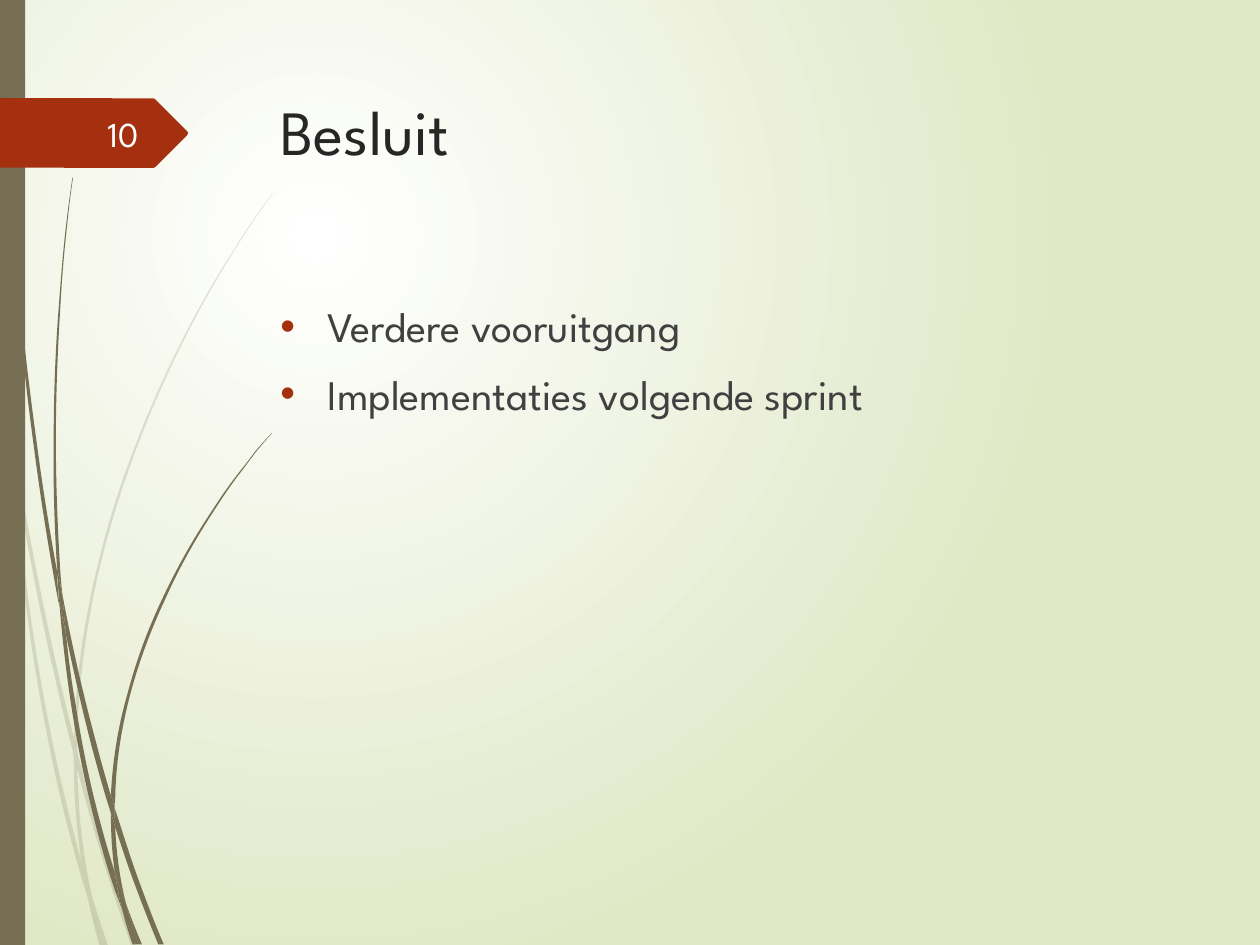
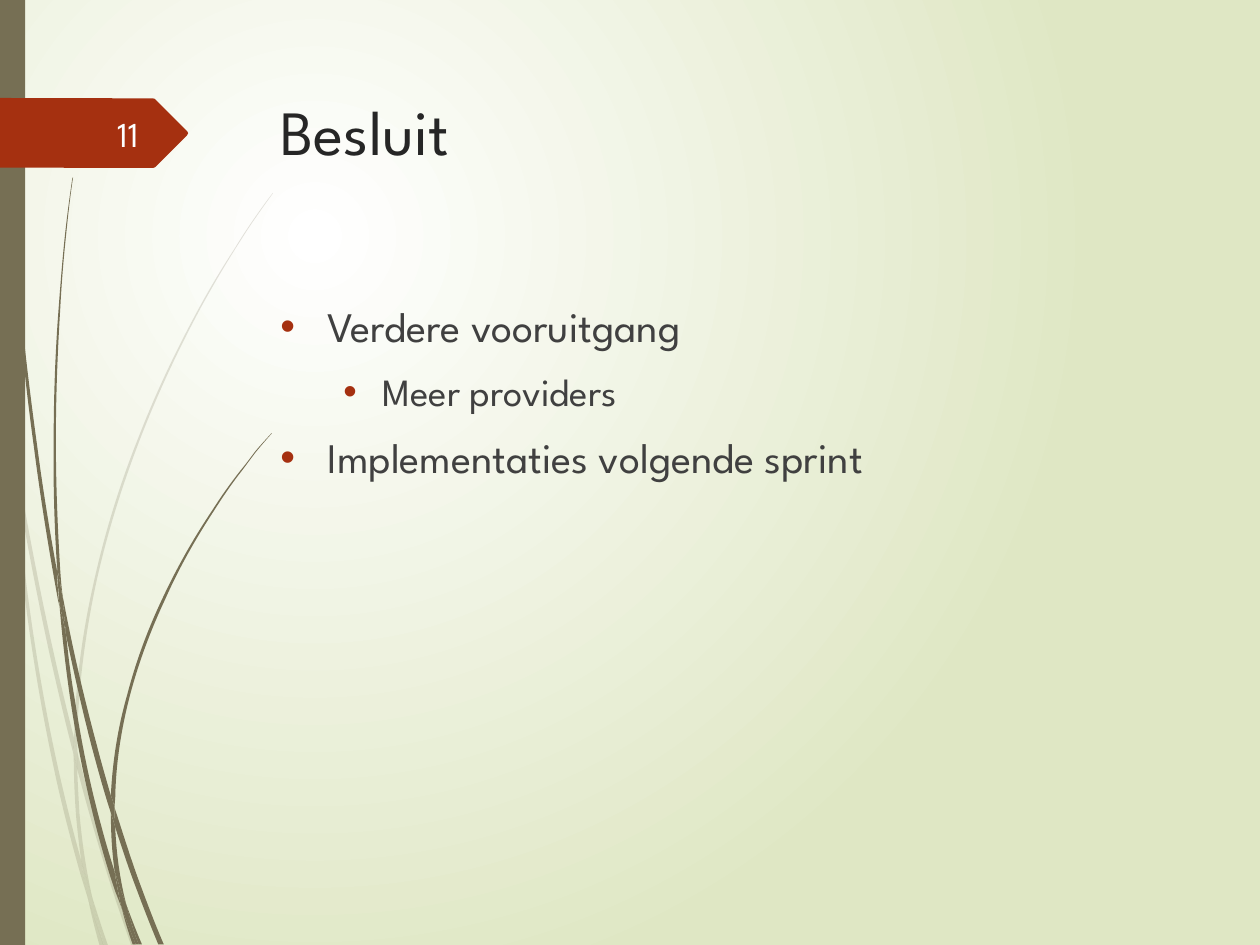
Before and after one commit to ghentlivinglab/Traffic-Travel-Time-Analyzer-3, a slide deck: slide 11 of Sprint1.pptx (slide 10 before the commit). Drawn at 1260x945 pixels with LibreOffice and Linux fonts; fonts in the diff are those of the drawing. Boxes give left, top, right and bottom in pixels: in the first picture for what was removed or moved away, otherwise in the second. Text is boxed around its words. In the diff, an @@ line names an element or a change of style, - is before the commit and + after.

```diff
--- a/Sprint1.pptx
+++ b/Sprint1.pptx
@@ page number at [117,124,138,147]: text changed @@
-10
+11
@@ text at [383,379,617,414]: paragraph added @@
+  • Meer providers
```
Also in this commit, not shown: 2 other slides changed, 1 slide added, 1 other file.
